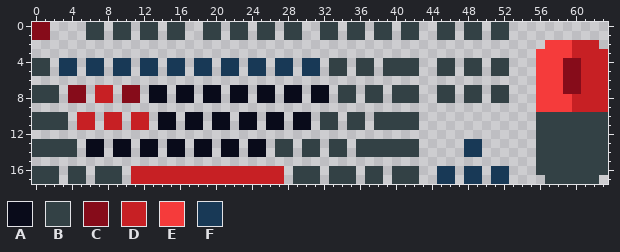
Pixel-art file, stored at assets/UI/Settings/KeyboardMouse.ase. Above is the file before it was changed.
64x18 pixels, 1 frame.
Palette (. is transparent): A #090b1a  B #334145  C #860c1a  D #c72024  E #f53b3b  F #183956
New version:
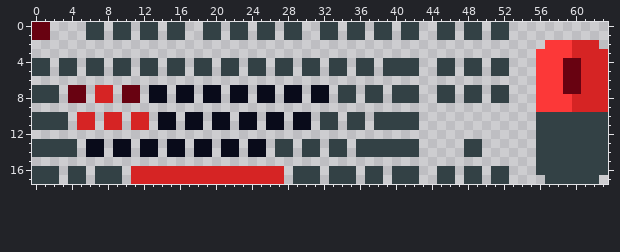
Edits made:
colour C: #860c1a -> #680211
colour D: #c72024 -> #d62424
colour E: #f53b3b -> #fc3838
y 4..5: x 3..4 FF -> BB; x 6..7 FF -> BB; x 9..10 FF -> BB; x 12..13 FF -> BB; x 15..16 FF -> BB; x 18..19 FF -> BB; x 21..22 FF -> BB; x 24..25 FF -> BB; x 27..28 FF -> BB; x 30..31 FF -> BB
y 13..14: x 48..49 FF -> BB
y 16..17: x 45..46 FF -> BB; x 48..49 FF -> BB; x 51..52 FF -> BB
Where, in picture pixels (left, top, right, bottom), the same in both pictures:
changed: (32, 22, 320, 130)
changed: (536, 40, 608, 112)
changed: (437, 139, 509, 184)
changed: (131, 166, 284, 184)
